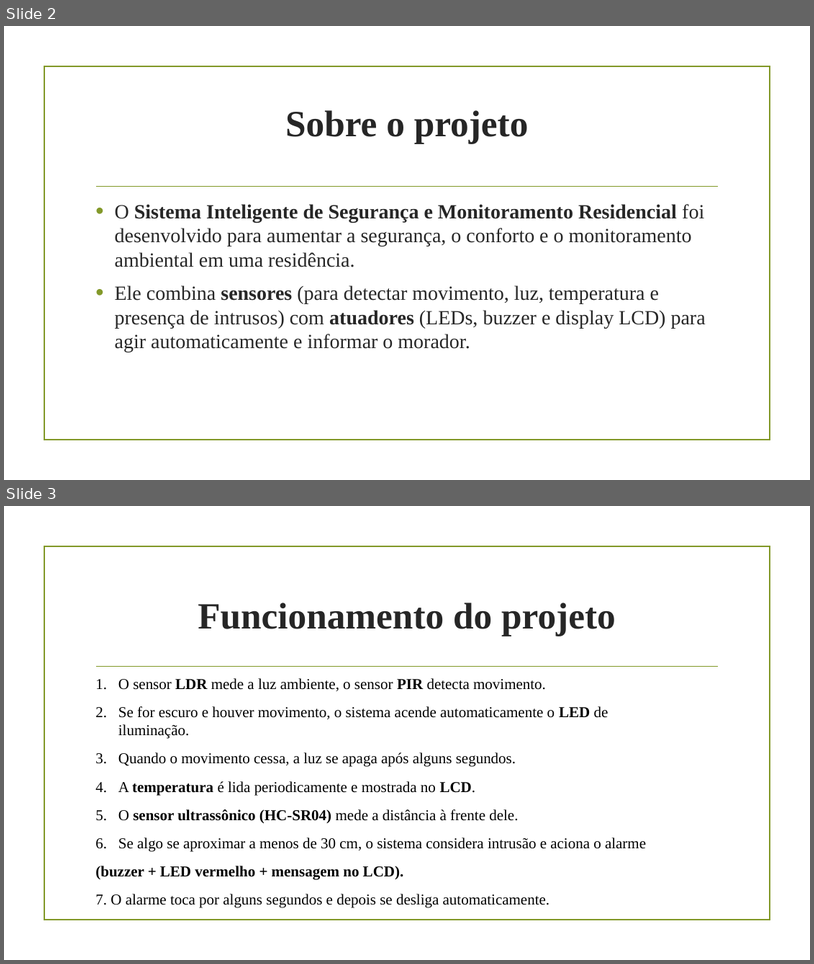
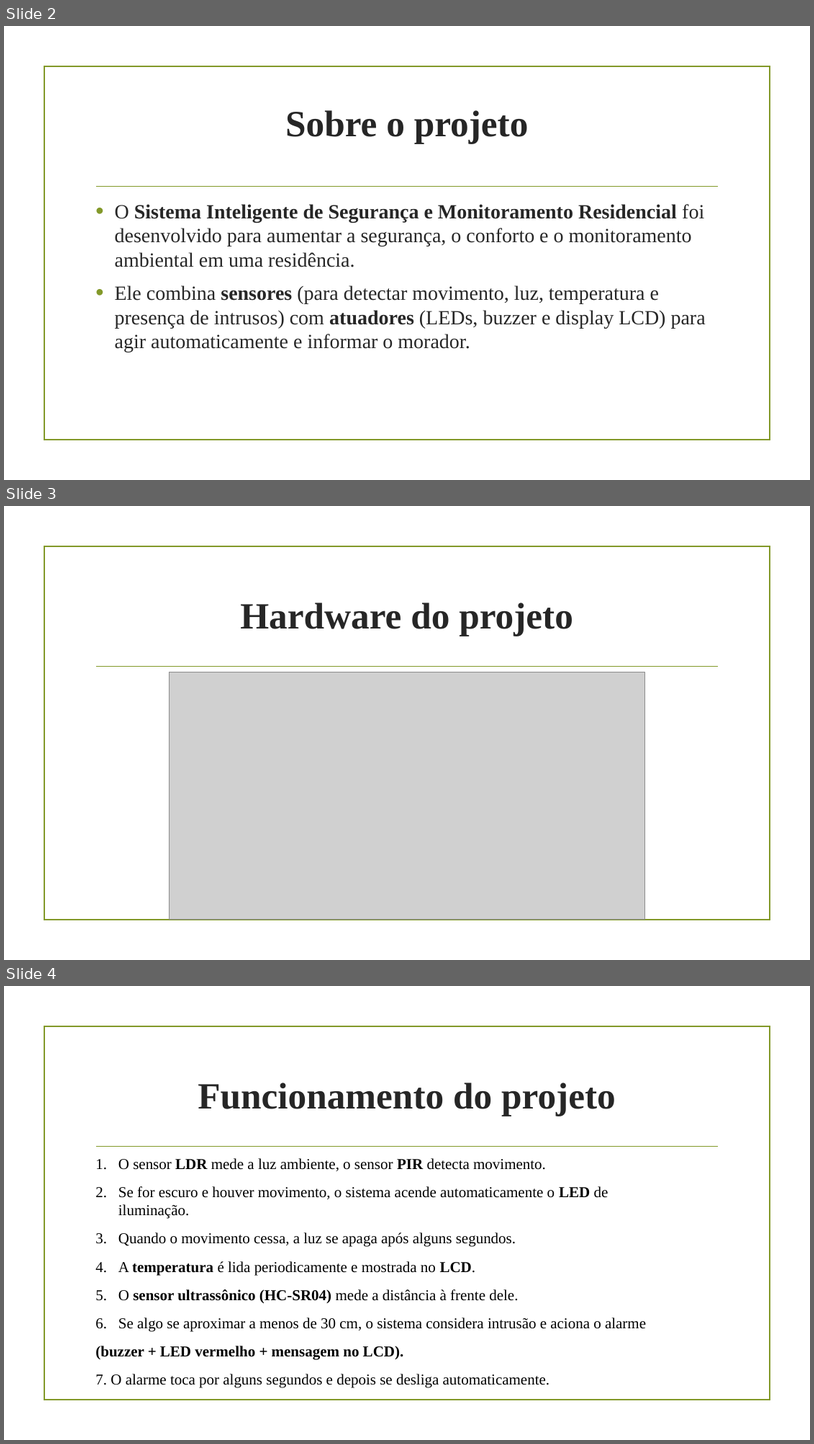
Before and after one commit to Xermoneys/faculdade, a slide deck: 2 semestre/Digital Experience Ultimate/Digital Experience Ultimate.pptx. Shown one above the other, each under a label of ours: slides 2 and 3 before the commit, slides 2, 3 and 4 after it. The pictures are 814x964 and 814x1444 pixels, drawn with LibreOffice and Linux fonts; fonts in the diff are those of the drawing; grey boxes stand for pictures; background and template pictures are left out. Boxes give left, top, right and bottom in pixels: in the first picture for what was removed or moved away, otherwise in the second. Text is boxed around its words. In the diff, an @@ line names an element or a change of style, - is before the commit and + after.

Commit message:
Slides final projeto

```diff
--- a/2 semestre/Digital Experience Ultimate/Digital Experience Ultimate.pptx
+++ b/2 semestre/Digital Experience Ultimate/Digital Experience Ultimate.pptx
@@ slide 3 added at (4, 506, 810, 960), background picture (left out); not listed: 2 template elements that a slide beside it also shows @@
@@ title added at (240, 602, 574, 636), 44 pt, text #262626, bold @@
+Hardware do projeto
@@ picture added at (169, 672, 646, 919) @@
@@ what was slide 3 is now slide 4 @@
```
Also in this commit, not shown: 1 other file.
